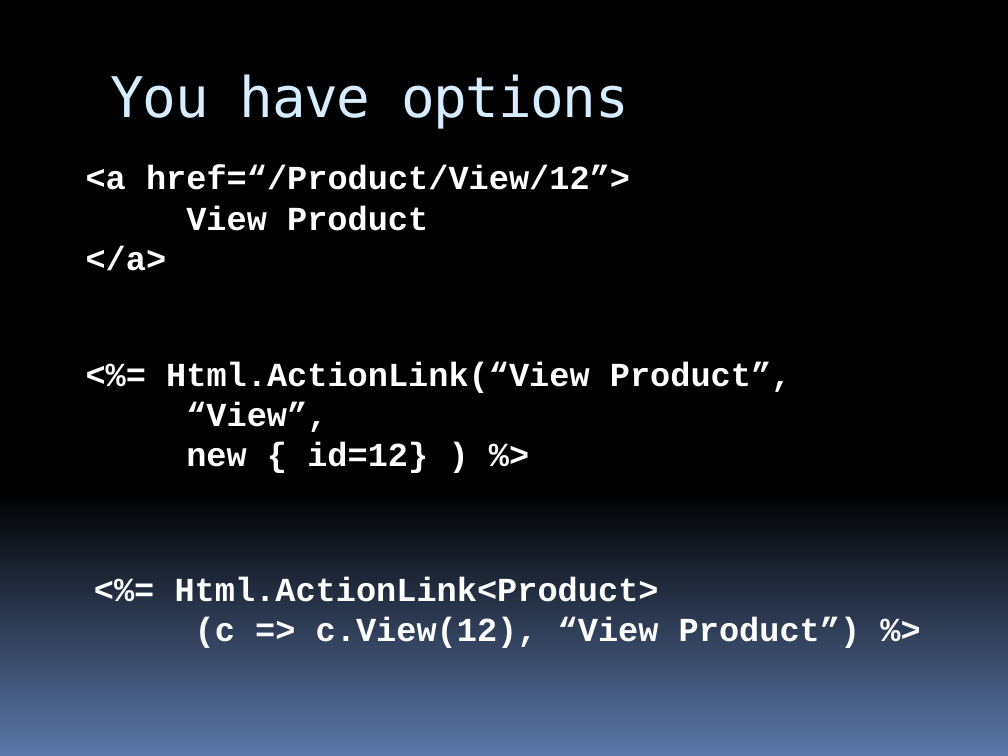
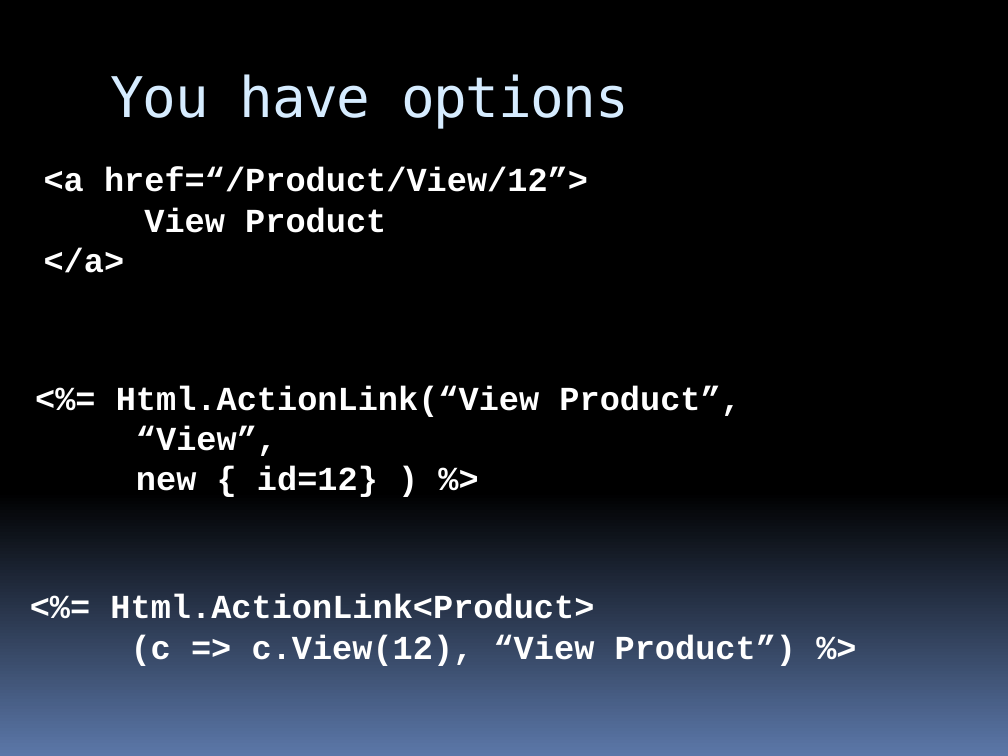
Before and after one commit to stevenharman/codeincubator, a slide deck: slide 12 of Samples/Getting-Started-With-MVC/Getting Started with MVC.pptx (slide 15 before the commit). Drawn at 1008x756 pixels with LibreOffice and Linux fonts; fonts in the diff are those of the drawing; background and template pictures are left out. Boxes give left, top, right and bottom in pixels: in the first picture for what was removed or moved away, otherwise in the second. Text is boxed around its words. In the diff, an @@ line names an element or a change of style, - is before the commit and + after.

```diff
--- a/Samples/Getting-Started-With-MVC/Getting Started with MVC.pptx
+++ b/Samples/Getting-Started-With-MVC/Getting Started with MVC.pptx
@@ text "<a href=“/Product/View/12”>": place and size @@
-text "<a href=“/Product/View/12”>" at <box>86,165,630,271</box>
+text "<a href=“/Product/View/12”>" at <box>44,167,588,273</box>
@@ text "<%= Html.ActionLink(“View Product”,": place and size @@
-text "<%= Html.ActionLink(“View Product”," at <box>166,361,792,473</box>
+text "<%= Html.ActionLink(“View Product”," at <box>116,385,741,497</box>
@@ text "<%= Html.ActionLink<Product>": place and size @@
-text "<%= Html.ActionLink<Product>" at <box>175,576,861,648</box>
+text "<%= Html.ActionLink<Product>" at <box>110,594,797,666</box>
```
Also in this commit, not shown: 17 other slides changed, 3 slides removed, 15 other files.
